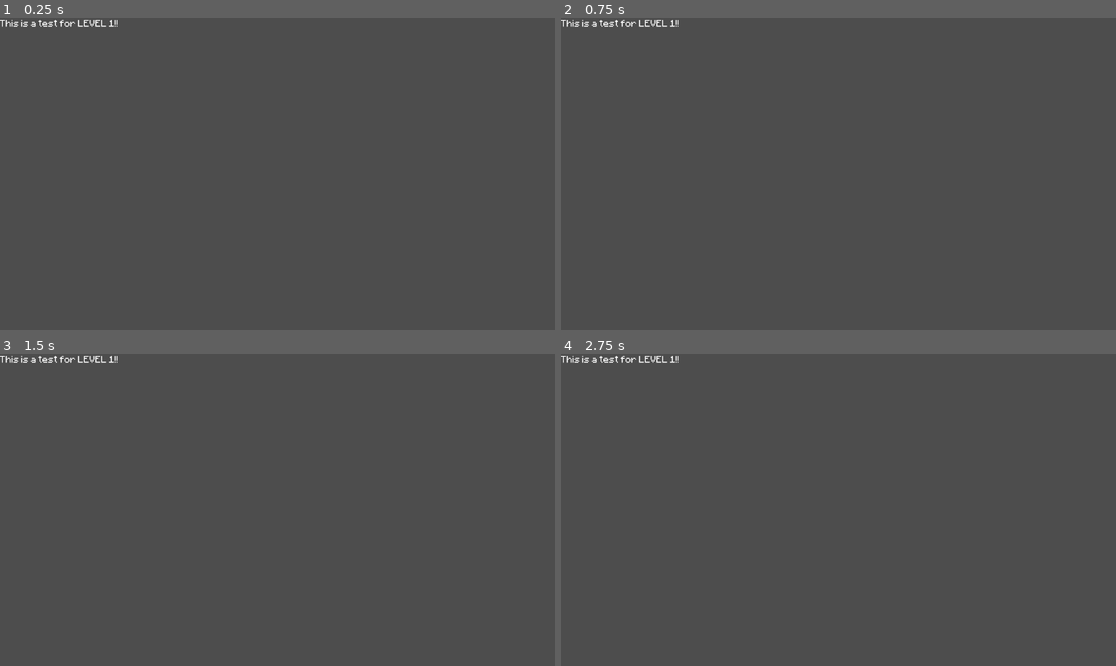
Above: before the commit, frames 1-4 (two rows, left to right).
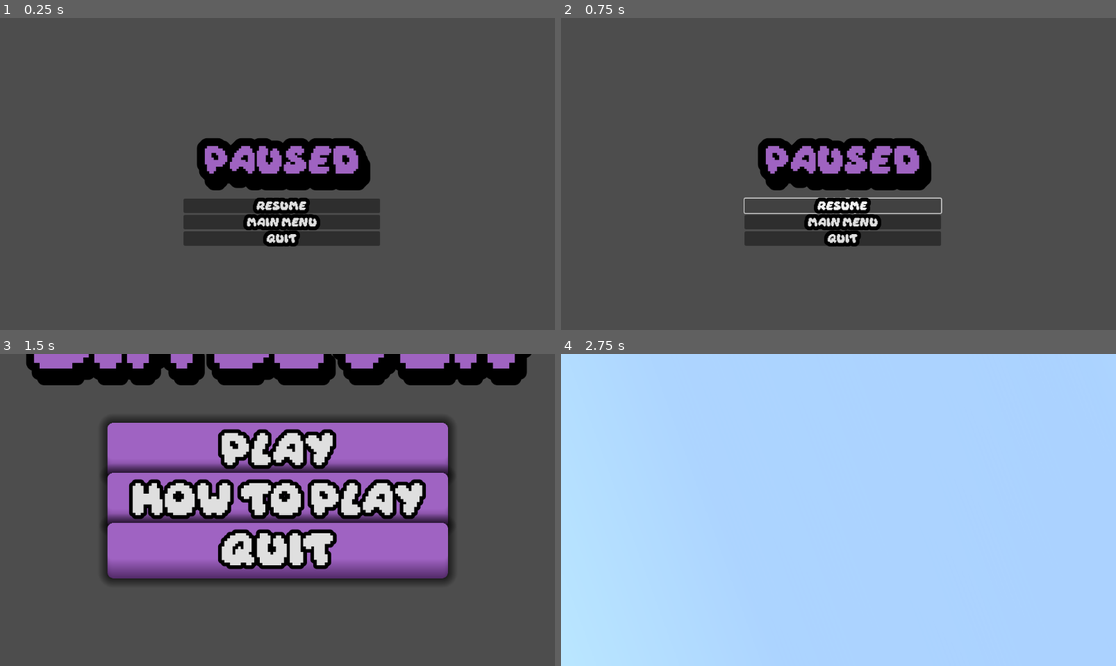
Above: after the commit, the same moments.

Repository: aidenhhh/Six-Seven
Game: Godot game, scene res://Scenes/level1.tscn
The game is run twice, just before and just after one commit, with the same random seed, the same clock (stepped at 60 frames per second) and the same inputs. This scene is started directly instead of the project's main scene.
Inputs (mouse positions are in pixels of both pictures, inside the frame that each line leads up to):
- Up to frame 1 (0.25 s): no input
- Up to frame 2 (0.75 s): click (844, 205) at 0.5 s, where only the run after the commit has a clickable "Resume"
- Up to frame 3 (1.5 s): click (283, 556) at 1.25 s, where only the run after the commit has a clickable "Main Menu"
- Up to frame 4 (2.75 s): click (838, 500) at 2 s, where only the run after the commit has a clickable "How to Play"

The runs differ from the first frame. In frame 1, 10% of the frame differs, in the area x 0-69%, y 0-74%; in frame 2, 9.1%; in frame 3, 41%; in frame 4, 100%, in the area x 0-100%, y 0-100%.

Commit message:
organization and pause menu

Diff:
--- /dev/null
+++ b/Scenes/PauseMenu.tscn
@@ -0,0 +1,79 @@
+[gd_scene load_steps=3 format=3 uid="uid://ctyiyfy1y6yae"]
+
+[ext_resource type="FontFile" uid="uid://b4f0njbu205k4" path="res://Daydream.ttf" id="1_lj4oq"]
+[ext_resource type="Script" uid="uid://dvtt4br10o5dt" path="res://Scripts/pause_menu.gd" id="1_qwhev"]
+
+[node name="PauseMenu" type="Control"]
+layout_mode = 3
+anchors_preset = 15
+anchor_right = 1.0
+anchor_bottom = 1.0
+grow_horizontal = 2
+grow_vertical = 2
+script = ExtResource("1_qwhev")
+
+[node name="VBoxContainer" type="VBoxContainer" parent="."]
+layout_mode = 1
+anchors_preset = 8
+anchor_left = 0.5
+anchor_top = 0.5
+anchor_right = 0.5
+anchor_bottom = 0.5
+offset_left = -204.0
+offset_top = -176.5
+offset_right = 204.0
+offset_bottom = 176.5
+grow_horizontal = 2
+grow_vertical = 2
+pivot_offset = Vector2(2.885, 0)
+
+[node name="Resume" type="Button" parent="VBoxContainer"]
+layout_mode = 2
+theme_override_colors/font_outline_color = Color(0, 0, 0, 1)
+theme_override_constants/outline_size = 30
+theme_override_fonts/font = ExtResource("1_lj4oq")
+text = "Resume"
+
+[node name="BackToMenu" type="Button" parent="VBoxContainer"]
+layout_mode = 2
+theme_override_colors/font_outline_color = Color(0, 0, 0, 1)
+theme_override_constants/outline_size = 30
+theme_override_fonts/font = ExtResource("1_lj4oq")
+text = "Main Menu"
+
+[node name="Quit" type="Button" parent="VBoxContainer"]
+layout_mode = 2
+theme_override_colors/font_outline_color = Color(0, 0, 0, 1)
+theme_override_constants/outline_size = 30
+theme_override_fonts/font = ExtResource("1_lj4oq")
+text = "Quit"
+
+[node name="Label" type="Label" parent="."]
+layout_mode = 1
+anchors_preset = 8
+anchor_left = 0.5
+anchor_top = 0.5
+anchor_right = 0.5
+anchor_bottom = 0.5
+offset_left = -348.0
+offset_top = -362.0
+offset_right = 348.0
+offset_bottom = -150.0
+grow_horizontal = 2
+grow_vertical = 2
+theme_override_colors/font_color = Color(0.623529, 0.388235, 0.756863, 1)
+theme_override_colors/font_shadow_color = Color(0, 0, 0, 1)
+theme_override_colors/font_outline_color = Color(0, 0, 0, 1)
+theme_override_constants/shadow_offset_x = 10
+theme_override_constants/shadow_offset_y = 20
+theme_override_constants/outline_size = 65
+theme_override_constants/shadow_outline_size = 60
+theme_override_fonts/font = ExtResource("1_lj4oq")
+theme_override_font_sizes/font_size = 50
+text = "Paused"
+horizontal_alignment = 1
+vertical_alignment = 1
+
+[connection signal="pressed" from="VBoxContainer/Resume" to="." method="_on_resume_pressed"]
+[connection signal="pressed" from="VBoxContainer/BackToMenu" to="." method="_on_back_to_menu_pressed"]
+[connection signal="pressed" from="VBoxContainer/Quit" to="." method="_on_quit_pressed"]
--- a/Scenes/level1.tscn
+++ b/Scenes/level1.tscn
@@ -1,11 +1,13 @@
-[gd_scene load_steps=0 format=3 uid="uid://bkgxjn6ctpim"]
+[gd_scene load_steps=3 format=3 uid="uid://bkgxjn6ctpim"]
+
+[ext_resource type="Script" uid="uid://b68wg4x0so5gk" path="res://Scripts/LevelScript.gd" id="1_4hvuo"]
+[ext_resource type="PackedScene" uid="uid://ctyiyfy1y6yae" path="res://Scenes/PauseMenu.tscn" id="2_vly50"]
 
 [node name="Level1" type="Node2D"]
+script = ExtResource("1_4hvuo")
 
-[node name="CanvasLayer" type="CanvasLayer" parent="."]
-
-[node name="RichTextLabel" type="RichTextLabel" parent="CanvasLayer"]
-offset_right = 474.0
-offset_bottom = 245.0
-text = "This is a test for LEVEL 1!!
-"
+[node name="PauseMenu" parent="." instance=ExtResource("2_vly50")]
+offset_left = 585.0
+offset_top = 551.0
+offset_right = 585.0
+offset_bottom = 551.0
--- a/menu.tscn
+++ b/Scenes/menu.tscn
@@ -1,15 +1,15 @@
 [gd_scene load_steps=6 format=3 uid="uid://ckvijxk07v1li"]
 
-[ext_resource type="Script" uid="uid://bn7wk61h6gq66" path="res://menu.gd" id="1_lti8b"]
-[ext_resource type="StyleBox" uid="uid://mhgugw4tbco7" path="res://hoverbox2.tres" id="1_mae5d"]
-[ext_resource type="StyleBox" uid="uid://dm7055brktrip" path="res://new_style_box_flat.tres" id="2_ouk20"]
-[ext_resource type="FontFile" uid="uid://b4f0njbu205k4" path="res://Scenes/Daydream.ttf" id="4_4hy44"]
+[ext_resource type="StyleBox" uid="uid://mhgugw4tbco7" path="res://hoverbox2.tres" id="1_158mb"]
+[ext_resource type="StyleBox" uid="uid://dm7055brktrip" path="res://new_style_box_flat.tres" id="2_wwsa2"]
+[ext_resource type="Script" uid="uid://bn7wk61h6gq66" path="res://Scripts/menu.gd" id="3_jsrd8"]
+[ext_resource type="FontFile" uid="uid://b4f0njbu205k4" path="res://Daydream.ttf" id="4_wbdvm"]
 
 [sub_resource type="Theme" id="Theme_ouk20"]
 Button/font_sizes/font_size = 60
-Button/styles/focus = ExtResource("1_mae5d")
-Button/styles/hover = ExtResource("1_mae5d")
-Button/styles/normal = ExtResource("2_ouk20")
+Button/styles/focus = ExtResource("1_158mb")
+Button/styles/hover = ExtResource("1_158mb")
+Button/styles/normal = ExtResource("2_wwsa2")
 
 [node name="Menu" type="Control"]
 layout_mode = 3
@@ -21,7 +21,7 @@
 grow_horizontal = 2
 grow_vertical = 2
 theme = SubResource("Theme_ouk20")
-script = ExtResource("1_lti8b")
+script = ExtResource("3_jsrd8")
 
 [node name="VBoxContainer" type="VBoxContainer" parent="."]
 layout_mode = 1
@@ -42,21 +42,21 @@
 layout_mode = 2
 theme_override_colors/font_outline_color = Color(0, 0, 0, 1)
 theme_override_constants/outline_size = 30
-theme_override_fonts/font = ExtResource("4_4hy44")
+theme_override_fonts/font = ExtResource("4_wbdvm")
 text = "Play"
 
 [node name="Rules" type="Button" parent="VBoxContainer"]
 layout_mode = 2
 theme_override_colors/font_outline_color = Color(0, 0, 0, 1)
 theme_override_constants/outline_size = 30
-theme_override_fonts/font = ExtResource("4_4hy44")
+theme_override_fonts/font = ExtResource("4_wbdvm")
 text = "How to Play"
 
 [node name="Quit" type="Button" parent="VBoxContainer"]
 layout_mode = 2
 theme_override_colors/font_outline_color = Color(0, 0, 0, 1)
 theme_override_constants/outline_size = 30
-theme_override_fonts/font = ExtResource("4_4hy44")
+theme_override_fonts/font = ExtResource("4_wbdvm")
 text = "Quit"
 
 [node name="Label" type="Label" parent="."]
@@ -79,7 +79,7 @@
 theme_override_constants/shadow_offset_y = 20
 theme_override_constants/outline_size = 65
 theme_override_constants/shadow_outline_size = 60
-theme_override_fonts/font = ExtResource("4_4hy44")
+theme_override_fonts/font = ExtResource("4_wbdvm")
 theme_override_font_sizes/font_size = 121
 text = "Six Seven"
 horizontal_alignment = 1
--- /dev/null
+++ b/Scripts/LevelScript.gd
@@ -0,0 +1,18 @@
+extends Node2D
+
+@onready var pause_menu = $PauseMenu
+var paused = false
+
+func _process(delta):
+	if Input.is_action_just_pressed("pause"):
+		pauseMenu()
+
+func pauseMenu():
+	if paused:
+		pause_menu.hide()
+		Engine.time_scale = 1
+	else:
+		pause_menu.show()
+		Engine.time_scale = 0
+
+	paused = !paused
--- a/menu.gd
+++ b/Scripts/menu.gd
@@ -5,7 +5,7 @@
 
 
 func _on_rules_pressed() -> void:
-	get_tree().change_scene_to_file("res://how_to_play_page.tscn")
+	get_tree().change_scene_to_file("res://Scenes/how_to_play_page.tscn")
 
 
 func _on_quit_pressed() -> void:
--- /dev/null
+++ b/Scripts/pause_menu.gd
@@ -0,0 +1,14 @@
+extends Control
+
+@onready var main = $"../"
+
+func _on_resume_pressed():
+	main.pauseMenu()
+
+
+func _on_back_to_menu_pressed():
+	get_tree().change_scene_to_file("res://Scenes/menu.tscn")
+
+
+func _on_quit_pressed():
+	get_tree().quit()
--- a/project.godot
+++ b/project.godot
@@ -11,10 +11,18 @@
 [application]
 
 config/name="67"
-run/main_scene="res://menu.tscn"
+run/main_scene="res://Scenes/menu.tscn"
 config/features=PackedStringArray("4.4", "Forward Plus")
 config/icon="res://icon.svg"
 
 [gui]
 
 theme/custom_font="uid://drfqcikvpjeam"
+
+[input]
+
+pause={
+"deadzone": 0.2,
+"events": [Object(InputEventKey,"resource_local_to_scene":false,"resource_name":"","device":0,"window_id":0,"alt_pressed":false,"shift_pressed":false,"ctrl_pressed":false,"meta_pressed":false,"pressed":false,"keycode":0,"physical_keycode":4194305,"key_label":0,"unicode":0,"location":0,"echo":false,"script":null)
+]
+}
Renamed: Scenes/Daydream.ttf -> Daydream.ttf
Not shown, changed: Daydream.ttf.import
Renamed: how_to_play_page.tscn -> Scenes/how_to_play_page.tscn
Not shown: 1 places in Scenes/level2.tscn that only renumber resources
Not shown: 1 places in Scenes/level3.tscn that only renumber resources
Not shown: 1 places in Scenes/level4.tscn that only renumber resources
Not shown: 1 places in Scenes/level5.tscn that only renumber resources
Not shown: 1 places in Scenes/level6.tscn that only renumber resources
Renamed: level_selector.tscn -> Scenes/level_selector.tscn
Not shown, added: Scripts/LevelScript.gd.uid
Renamed: button.gd -> Scripts/button.gd
Renamed: button.gd.uid -> Scripts/button.gd.uid
(and 15 more such lines)
